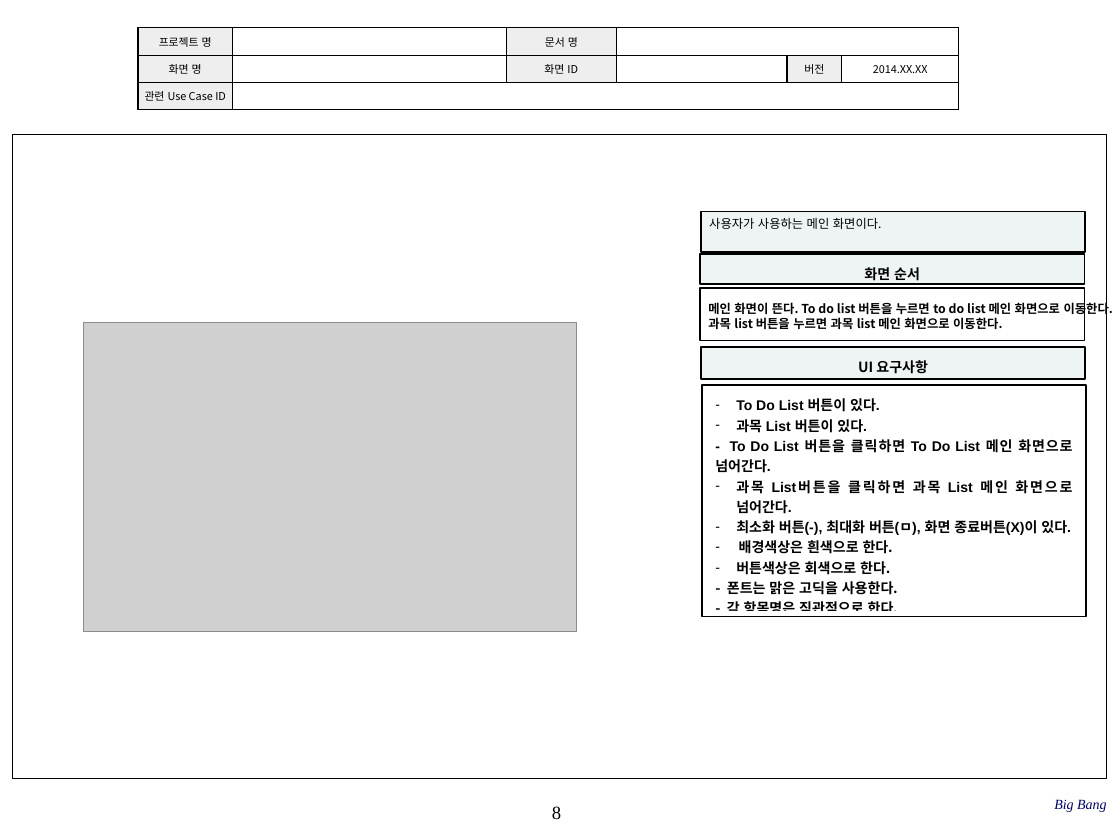
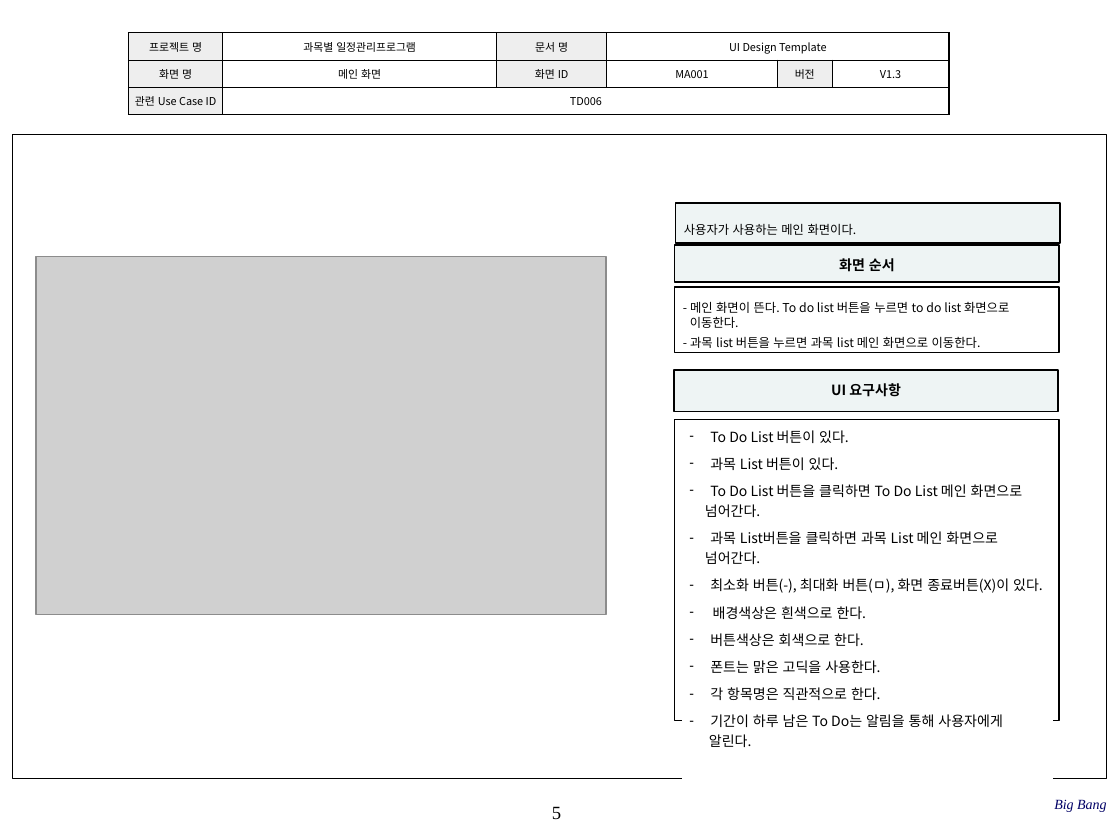
Before and after one commit to SE-admin/SE2017_1_bigbang, a slide deck: slide 5 of doc/3_ 설계서/UI Design Template.pptx (slide 8 before the commit). Drawn at 1120x840 pixels with LibreOffice and Linux fonts; fonts in the diff are those of the drawing; grey boxes stand for pictures; background and template pictures are left out. Boxes give left, top, right and bottom in pixels: in the first picture for what was removed or moved away, otherwise in the second. Text is boxed around its words. In the diff, an @@ line names an element or a change of style, - is before the commit and + after.

Commit message:
UI Design Template.pptx 수정 최종 수정

```diff
--- a/doc/3_ 설계서/UI Design Template.pptx
+++ b/doc/3_ 설계서/UI Design Template.pptx
@@ table at [129, 32, 950, 114] @@
-row 1, column 2: 
+row 1, column 2: 과목별 일정관리프로그램
-row 1, column 4: 
+row 1, column 4: UI Design Template
-row 2: 화면 명 |  | 화면 ID |  | 버전 | 2014.XX.XX
+row 2: 화면 명 | 메인 화면 | 화면 ID | MA001 | 버전 | V1.3
-row 3, column 2: 
+row 3, column 2: TD006
@@ table: place and size @@
-table at [138, 28, 959, 110]
+table at [129, 32, 950, 114]
@@ rectangle "사용자가 사용하는 메인 화면이다.": place and size @@
-rectangle "사용자가 사용하는 메인 화면이다." at [701, 212, 1085, 252]
+rectangle "사용자가 사용하는 메인 화면이다." at [675, 203, 1060, 243]
@@ rectangle "사용자가 사용하는 메인 화면이다." at [675, 203, 1060, 243]: line spacing 1 to 2 @@
@@ picture: place and size @@
-picture at [83, 323, 576, 633]
+picture at [36, 256, 606, 615]
@@ rectangle "화면 순서": place and size @@
-rectangle "화면 순서" at [700, 254, 1084, 284]
+rectangle "화면 순서" at [674, 245, 1058, 282]
@@ rectangle "- 메인 화면이 뜬다. To ...": place and size @@
-rectangle "- 메인 화면이 뜬다. To ..." at [700, 288, 1084, 340]
+rectangle "- 메인 화면이 뜬다. To ..." at [674, 287, 1058, 352]
@@ text in rectangle at [690, 302, 1009, 348]: text changed; bold off @@
-메인 화면이 뜬다. To do list 버튼을 누르면 to do list 메인 화면으로 이동한다.
-과목 list 버튼을 누르면 과목 list 메인 화면으로 이동한다.
+- 메인 화면이 뜬다. To do list 버튼을 누르면 to do list 화면으로
+이동한다.
+- 과목 list 버튼을 누르면 과목 list 메인 화면으로 이동한다.
@@ rectangle "UI 요구사항": place and size @@
-rectangle "UI 요구사항" at [701, 347, 1085, 379]
+rectangle "UI 요구사항" at [674, 371, 1058, 412]
@@ rectangle: place and size @@
-rectangle at [702, 385, 1086, 617]
+rectangle at [674, 419, 1058, 720]
@@ table at [683, 426, 1053, 751] @@
-row 1, column 1: To Do List 버튼이 있다. / 과목 List 버튼이 있다. / - To Do List 버튼을 클릭하면 To Do List 메인 화면으로 넘어간다. / 과목 List버튼을 클릭하면 과목 List 메인 화면으로 넘어간다. / 최소화 버튼(-), 최대화 버튼(ㅁ), 화면 종료버튼(X)이 있다. / 배경색상은 흰색으로 한다. / 버튼색상은 회색으로 한다. / - 폰트는 맑은 고딕을 사용한다. / - 각 항목명은 직관적으로 한다.
+row 1, column 1: To Do List 버튼이 있다. / 과목 List 버튼이 있다. / To Do List 버튼을 클릭하면 To Do List 메인 화면으로 / 넘어간다. / 과목 List버튼을 클릭하면 과목 List 메인 화면으로 / 넘어간다. / 최소화 버튼(-), 최대화 버튼(ㅁ), 화면 종료버튼(X)이 있다. / 배경색상은 흰색으로 한다. / 버튼색상은 회색으로 한다. / 폰트는 맑은 고딕을 사용한다. / 각 항목명은 직관적으로 한다. / 기간이 하루 남은 To Do는 알림을 통해 사용자에게 / 알린다.
@@ table: place and size @@
-table at [709, 394, 1079, 621]
+table at [683, 426, 1053, 751]
@@ page number at [552, 806, 561, 819]: text changed @@
-8
+5
```
Also in this commit, not shown: 10 other slides changed, 2 slides removed.
